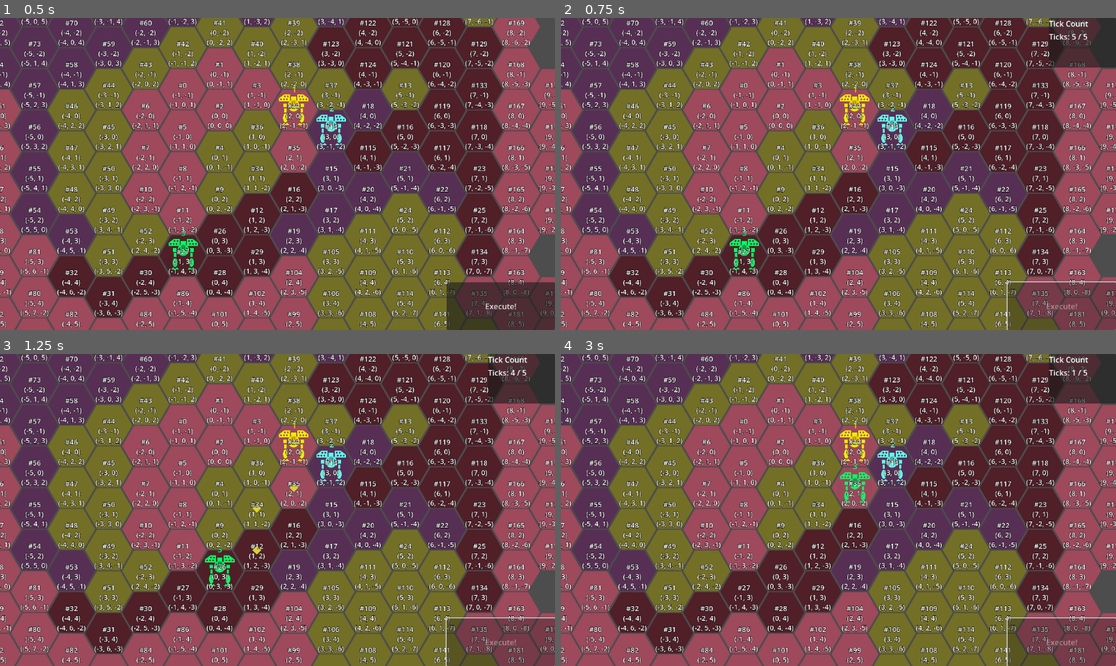
Above: before the commit, frames 1-4 (two rows, left to right).
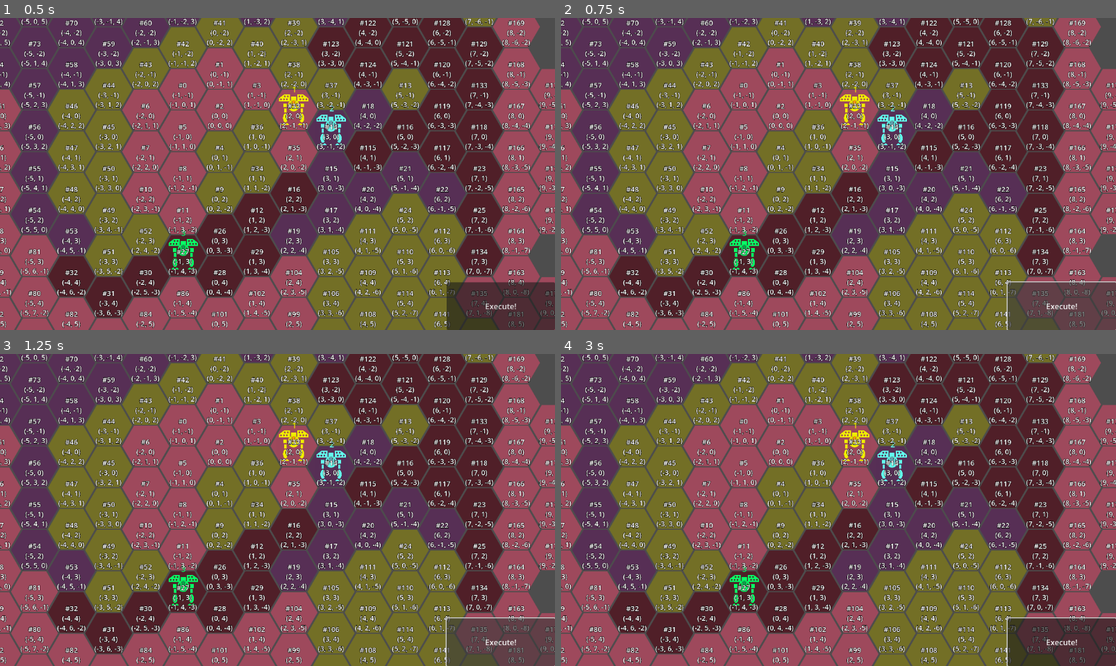
Above: after the commit, the same moments.

Repository: ArokhSlade/confetticore
Game: Godot game, scene res://game/game.tscn
The game is run twice, just before and just after one commit, with the same random seed, the same clock (stepped at 60 frames per second) and the same inputs.
Inputs (mouse positions are in pixels of both pictures, inside the frame that each line leads up to):
- Up to frame 1 (0.5 s): no input
- Up to frame 2 (0.75 s): click "Execute!" at 0.5 s
- Up to frame 3 (1.25 s): no input
- Up to frame 4 (3 s): click (1060, 641) at 1.25 s, where only the run after the commit has a clickable "Execute!"; click (1060, 641) at 2 s, where only the run after the commit has a clickable "Execute!"; move the mouse to (960, 494) at 2.77 s; press the mouse at (960, 494) at 2.78 s

Frame 1 is identical in both runs. In frame 2, 2.0% of the frame differs, in the area x 80-100%, y 0-100%; in frame 3, 2.6%; in frame 4, 5.0%, in the area x 30-100%, y 0-100%.
Error before the commit: Assertion failed: tried to finish sleeping while not dormant (res://ui/player_input/player_input.gd:30)
Error after the commit: Parse Error: Too many arguments for "switch_to_execute_mode()" call. Expected at most 0 but received 1. (res://ui/ui.gd:31)

Commit message:
191 - removed screen_space_hud.switch_to_xyz_mode() methods and calls
https://tree.taiga.io/project/gerald_as-confetticore/task/191

Diff:
--- a/ui/hud/hud.gd
+++ b/ui/hud/hud.gd
@@ -18,13 +18,11 @@
 
 func switch_to_planning_mode(get_orders):
 	current_mode = planning_mode
-	screen_space_hud.switch_to_planning_mode()
 	var orders = get_orders.call()
 	world_space_hud.switch_to_planning_mode(orders)
 
-func switch_to_execute_mode(ticks_per_turn):
+func switch_to_execute_mode():
 	current_mode = execution_mode
-	screen_space_hud.switch_to_execute_mode(ticks_per_turn)
 	world_space_hud.switch_to_execute_mode()
 
 func update_tick_count_display(tick_count, ticks_per_turn):
--- a/ui/hud/screen_space_hud.gd
+++ b/ui/hud/screen_space_hud.gd
@@ -16,16 +16,6 @@
 	else:
 		mech_info_panel.hide()
 
-func switch_to_planning_mode():
-	execute_button.disabled = false
-	tick_count_display.hide()
-
-
-func switch_to_execute_mode(ticks_per_turn):
-	execute_button.disabled = true
-	tick_count_display.update(0, ticks_per_turn)
-	tick_count_display.show()
-
 
 func _on_execute_button_pressed():
 	execute_button_pressed.emit()
